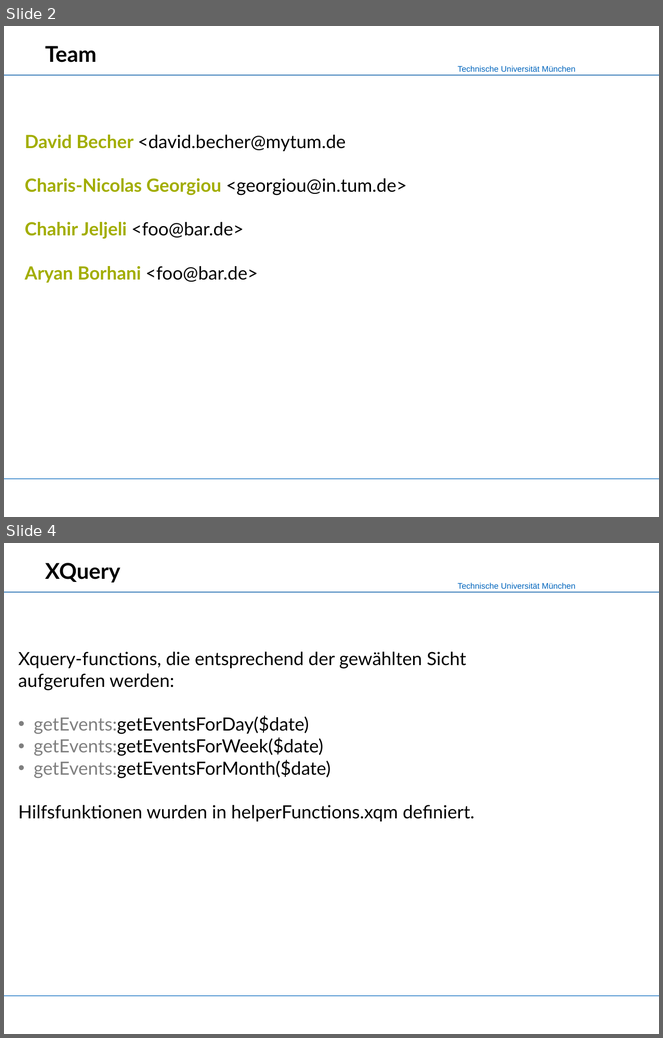
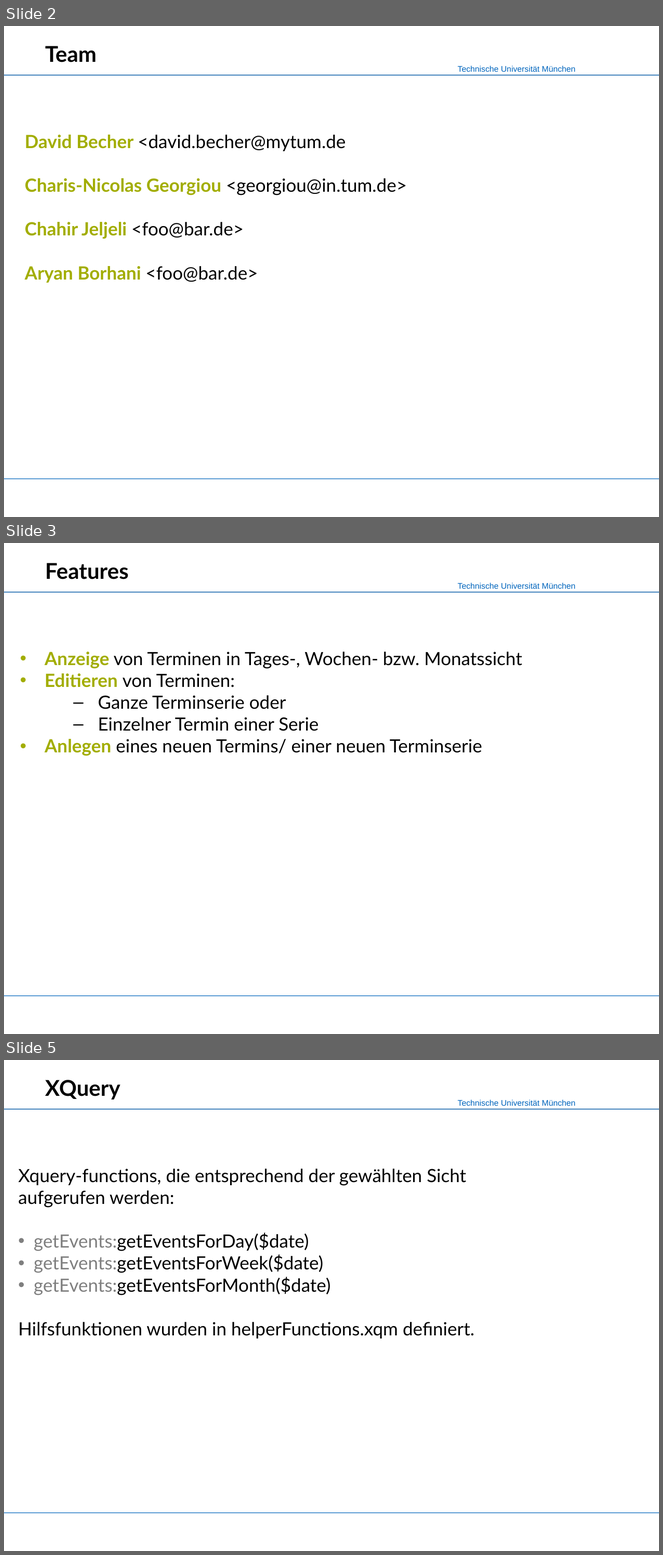
Before and after one commit to mokshasoul/XML-Praktikum, a slide deck: Slides/Slides_CalendarX.ppt. Shown one above the other, each under a label of ours: slides 2 and 4 before the commit, slides 2, 3 and 5 after it; the slides between them are not shown. The pictures are 663x1038 and 663x1555 pixels, drawn with LibreOffice and Linux fonts; fonts in the diff are those of the drawing; background and template pictures are left out. Boxes give left, top, right and bottom in pixels: in the first picture for what was removed or moved away, otherwise in the second. Text is boxed around its words. In the diff, an @@ line names an element or a change of style, - is before the commit and + after.

```diff
--- a/Slides/Slides_CalendarX.ppt
+++ b/Slides/Slides_CalendarX.ppt
@@ slide 3 added at box(4, 543, 659, 1034), background #FFFFFF; not listed: 4 template elements that a slide beside it also shows @@
@@ title added at box(45, 563, 129, 579), 24 pt, text #000000, bold @@
+Features
@@ text added at box(45, 652, 522, 756), 20 pt, text #000000 @@
+• Anzeige von Terminen in Tages-, Wochen- bzw. Monatssicht
+• Editieren von Terminen:
+  – Ganze Terminserie oder
+  – Einzelner Termin einer Serie
+• Anlegen eines neuen Termins/ einer neuen Terminserie
@@ what was slide 4 is now slide 5 @@
```
Also in this commit, not shown: 2 slides changed, 1 other file.
